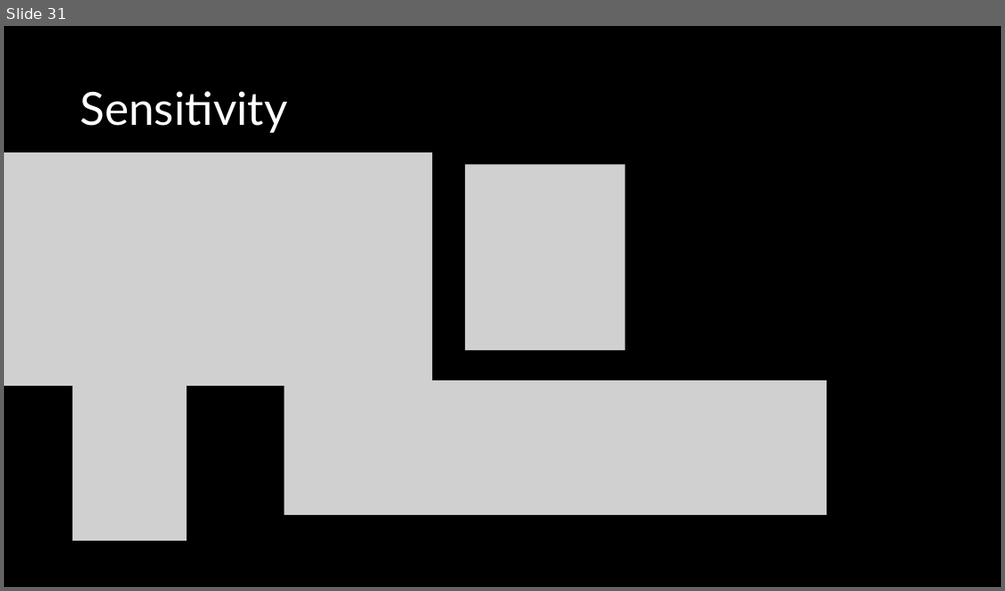
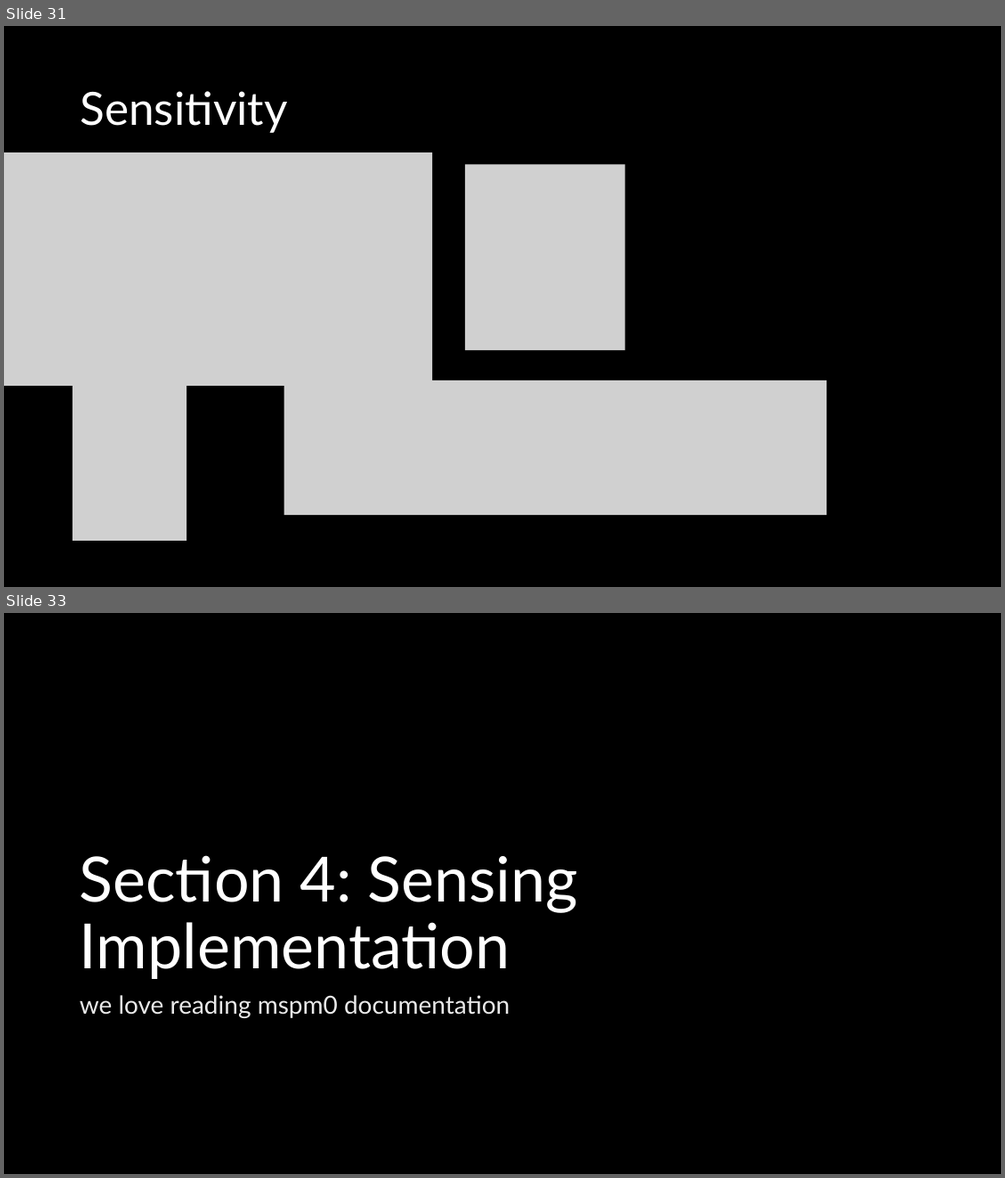
Before and after one commit to ut-ras/rm_electrical-supercap_v2, a slide deck: UT Robomasters – Supercap Power Stage Modeling.pptx. Shown one above the other, each under a label of ours: slide 31 before the commit, slides 31 and 33 after it; the slides between them are not shown. The pictures are 1005x591 and 1005x1178 pixels, drawn with LibreOffice and Linux fonts; fonts in the diff are those of the drawing; grey boxes stand for pictures. Boxes give left, top, right and bottom in pixels: in the first picture for what was removed or moved away, otherwise in the second. Text is boxed around its words. In the diff, an @@ line names an element or a change of style, - is before the commit and + after.

```diff
--- a/UT Robomasters – Supercap Power Stage Modeling.pptx
+++ b/UT Robomasters – Supercap Power Stage Modeling.pptx
@@ slide 33 added at bbox=[4, 613, 1001, 1174], background #000000 @@
@@ title added at bbox=[80, 855, 578, 979], 60 pt, text #FFFFFF @@
+Section 4: Sensing Implementation
@@ text added at bbox=[80, 995, 510, 1018], 24 pt, text #EAEAEA @@
+we love reading mspm0 documentation
```
Also in this commit, not shown: 2 slides changed, 4 other slides added, 1 other file.
